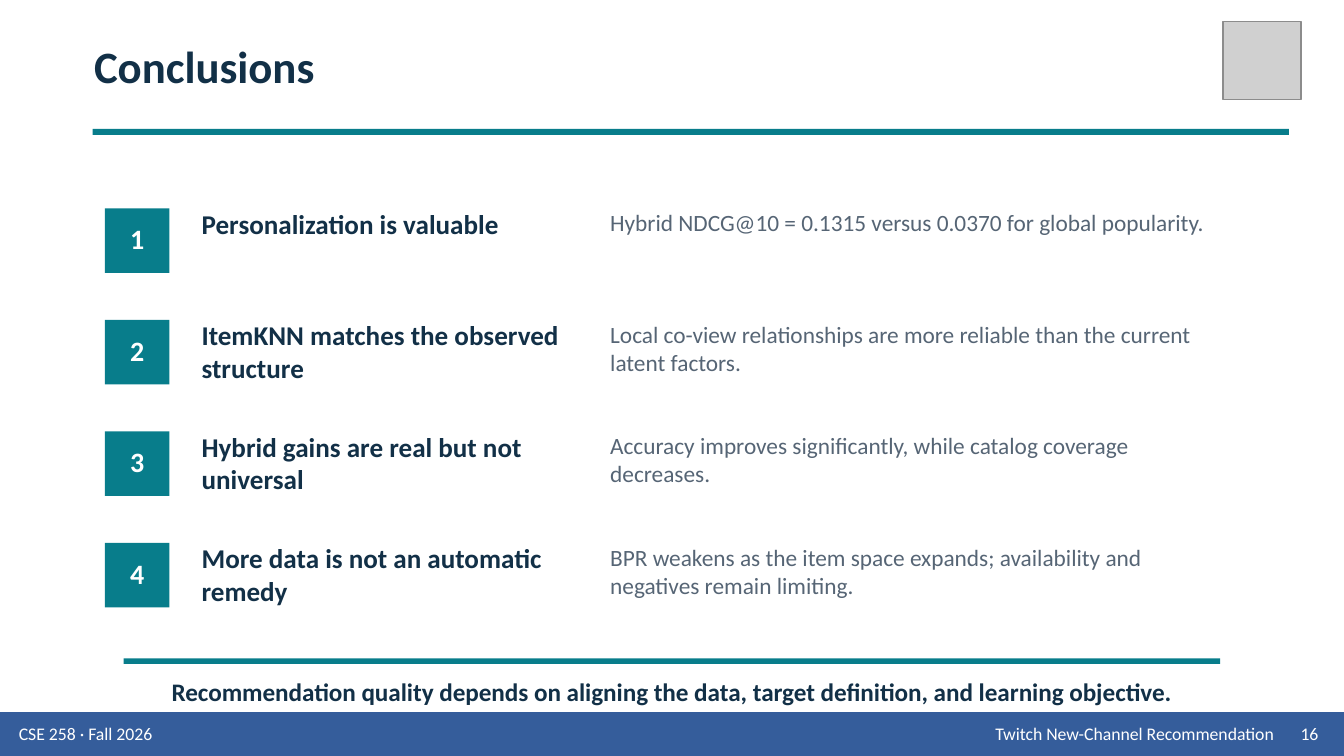
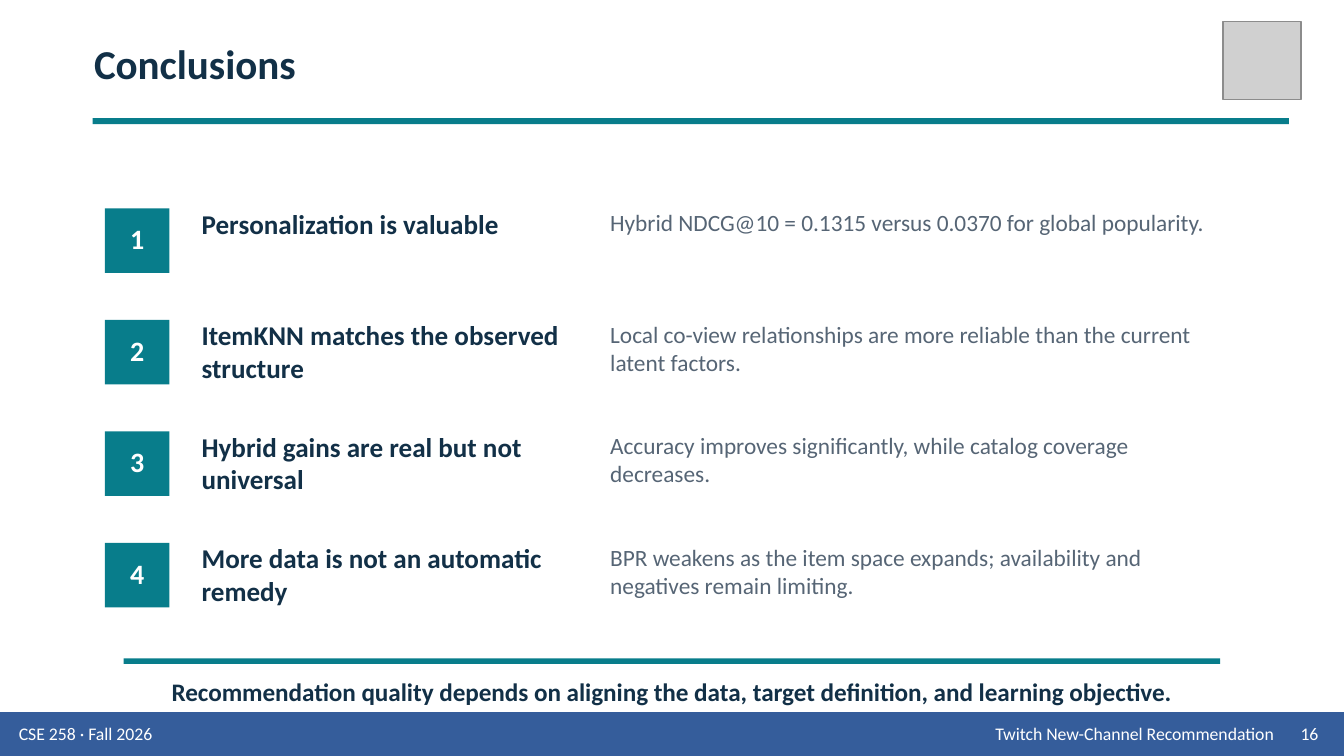
Before and after one commit to Wen-Chieh-Lo/You-know-who-did-God-did-, a slide deck: slide 16 of presentation/Group_9_Presentation_Twitch.pptx. Drawn at 1344x756 pixels with LibreOffice and Linux fonts; fonts in the diff are those of the drawing; grey boxes stand for pictures. Boxes give left, top, right and bottom in pixels: in the first picture for what was removed or moved away, otherwise in the second. Text is boxed around its words. In the diff, an @@ line names an element or a change of style, - is before the commit and + after.

```diff
--- a/presentation/Group_9_Presentation_Twitch.pptx
+++ b/presentation/Group_9_Presentation_Twitch.pptx
@@ text "Conclusions" at (94,50,296,80): size 24 to 22 pt; vertical alignment top to middle @@
@@ rectangle: place and size @@
-rectangle at (93,129,1289,134)
+rectangle at (93,118,1289,124)
```
Also in this commit, not shown: 13 other slides changed, 1 slide added, 1 slide removed, 2 other files.
